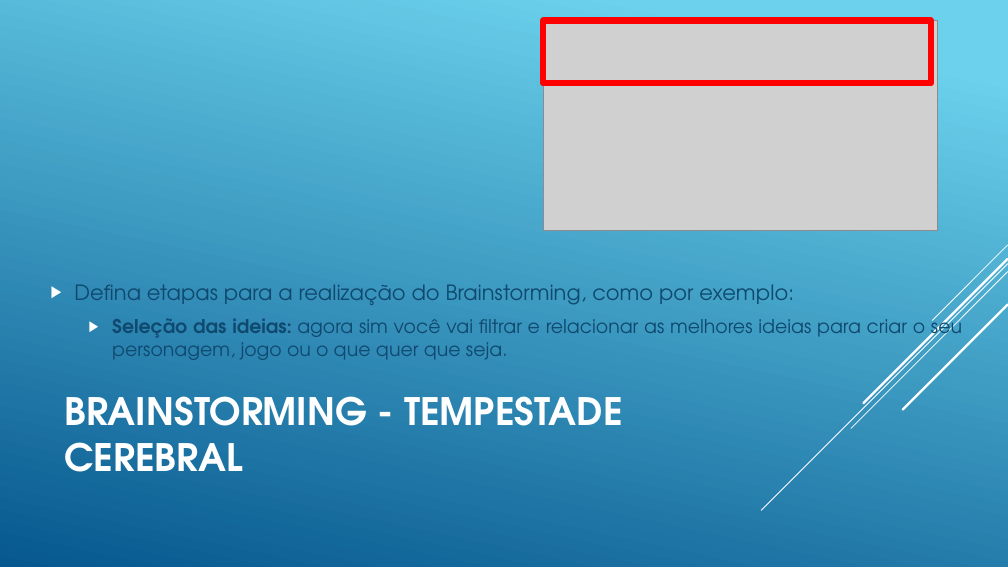
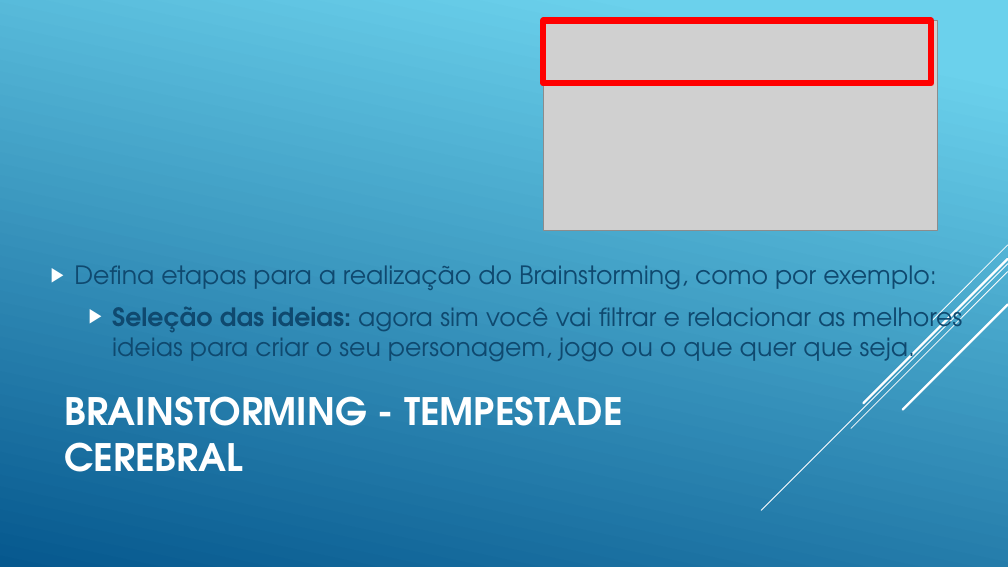
Before and after one commit to dfilitto/AlunosJogosDigitaisSenac, a slide deck: slide 12 of Slides/04 - Tecnicas para a criacao de jogos.pptx. Drawn at 1008x567 pixels with LibreOffice and Linux fonts; fonts in the diff are those of the drawing; grey boxes stand for pictures. Boxes give left, top, right and bottom in pixels: in the first picture for what was removed or moved away, otherwise in the second. Text is boxed around its words. In the diff, an @@ line names an element or a change of style, - is before the commit and + after.

```diff
--- a/Slides/04 - Tecnicas para a criacao de jogos.pptx
+++ b/Slides/04 - Tecnicas para a criacao de jogos.pptx
@@ text "Defina etapas para a realização ...": place and size @@
-text "Defina etapas para a realização ..." at (74,284,962,360)
+text "Defina etapas para a realização ..." at (74,265,962,368)
@@ text "Defina etapas para a realização ..." at (74,265,962,368): size 20 to 24 pt in "Defina etapas para a realização do Brainstorming, ..."; size 18 to 24 pt in "Seleção das ideias: agora sim você vai ..."; more space between paragraphs @@
```
Also in this commit, not shown: 26 other slides changed.
